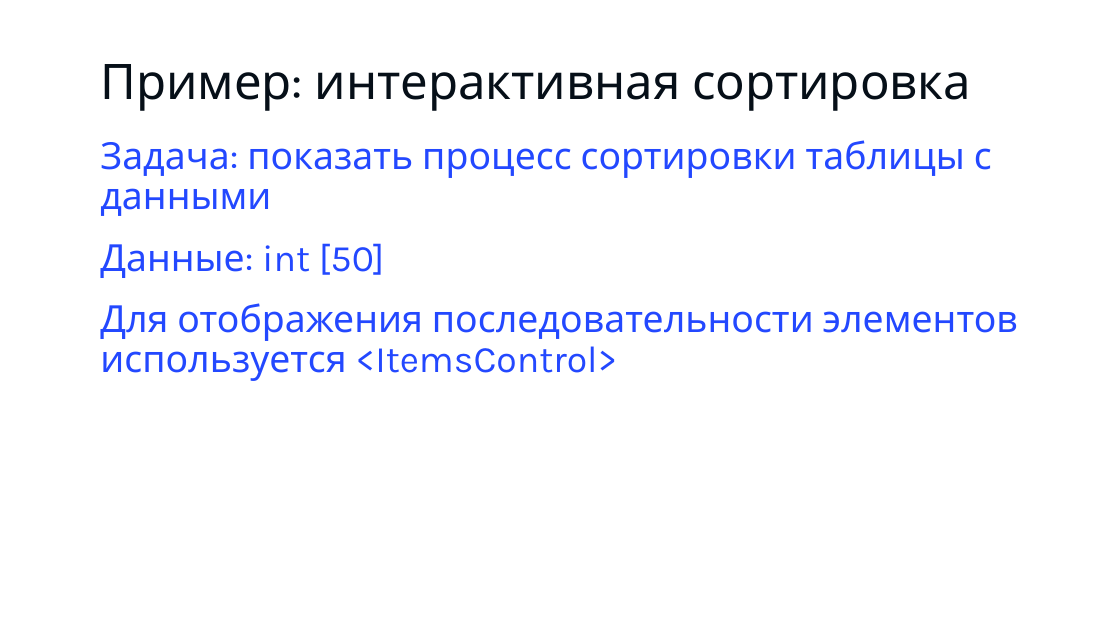
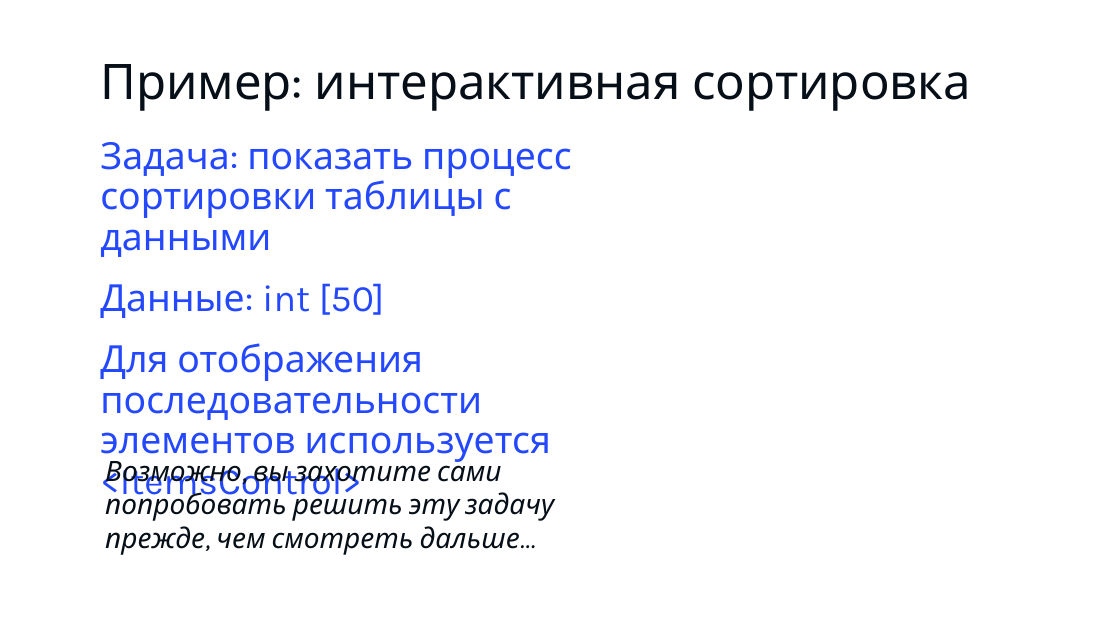
Before and after one commit to evangelism/Win10UWPCourse, a slide deck: slide 2 of 02. Data Binding and MVVM/2. Data Binding and MVVM.pptx. Drawn at 1120x630 pixels with LibreOffice and Linux fonts; fonts in the diff are those of the drawing. Boxes give left, top, right and bottom in pixels: in the first picture for what was removed or moved away, otherwise in the second. Text is boxed around its words. In the diff, an @@ line names an element or a change of style, - is before the commit and + after.

```diff
--- a/02. Data Binding and MVVM/2. Data Binding and MVVM.pptx
+++ b/02. Data Binding and MVVM/2. Data Binding and MVVM.pptx
@@ text "Задача: показать процесс сортировки таблицы ..." rewrapped from [100,140,1018,381] to [100,142,572,464] @@
@@ text added at [105,454,554,555], 24 pt, text #060F18, italic @@
+Возможно, вы захотите сами попробовать решить эту задачу прежде, чем смотреть дальше…
```
Also in this commit, not shown: 15 other files.
